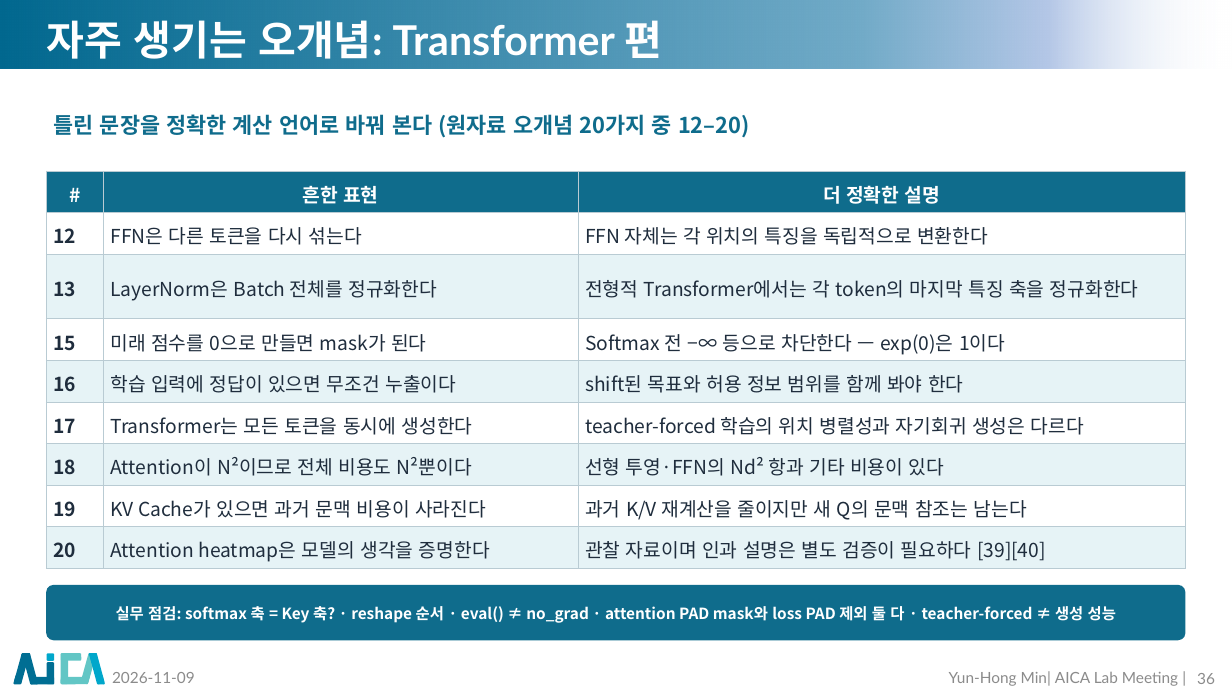
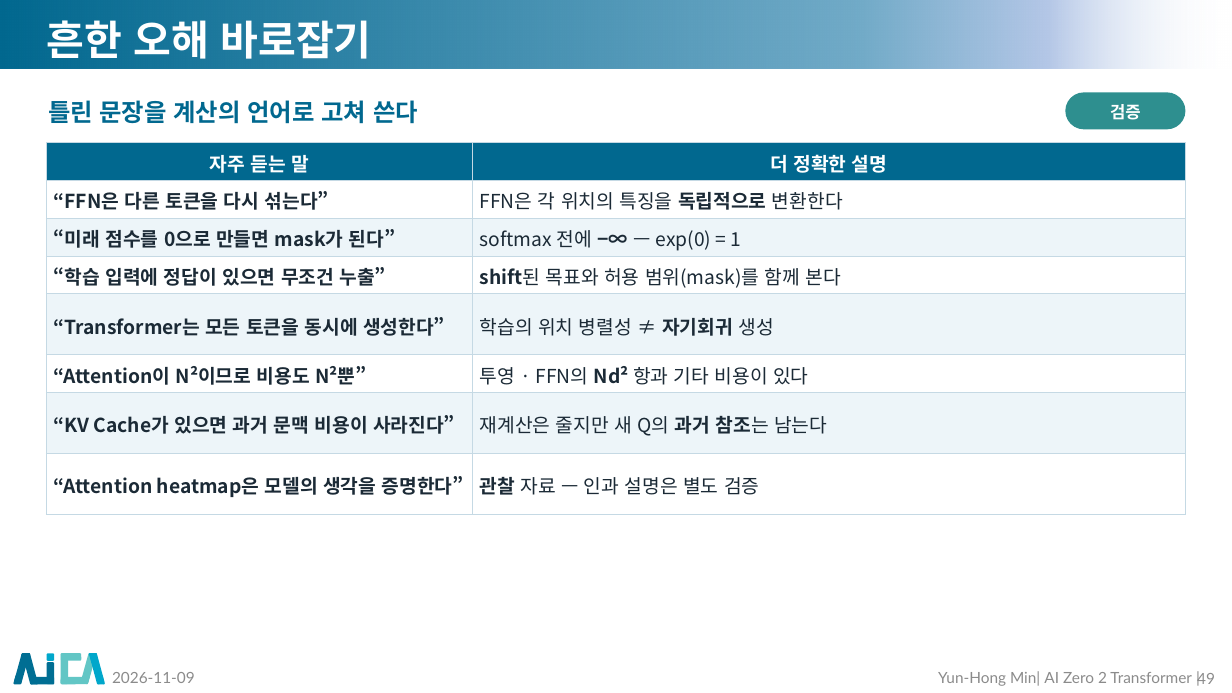
Before and after one commit to myunhh/AI-Zero-2-Transformers, a slide deck: slide 49 of lectures/week06_transformer_complete.pptx (slide 36 before the commit). Drawn at 1232x693 pixels with LibreOffice and Linux fonts; fonts in the diff are those of the drawing; background and template pictures are left out. Boxes give left, top, right and bottom in pixels: in the first picture for what was removed or moved away, otherwise in the second. Text is boxed around its words. In the diff, an @@ line names an element or a change of style, - is before the commit and + after.

```diff
--- a/lectures/week06_transformer_complete.pptx
+++ b/lectures/week06_transformer_complete.pptx
@@ title at (46, 20, 372, 59): text changed @@
-자주 생기는 오개념: Transformer 편
+흔한 오해 바로잡기
@@ text at (48, 100, 418, 124): text changed; size 17 to 19 pt; text colour #0F6C8C to #01688F @@
-틀린 문장을 정확한 계산 언어로 바꿔 본다 (원자료 오개념 20가지 중 12–20)
+틀린 문장을 계산의 언어로 고쳐 쓴다
@@ rounded rectangle added at (1066, 92, 1186, 129), fill #2E8F8F, 13 pt, text #FFFFFF, bold @@
+검증
@@ table at (46, 142, 1186, 515) @@
-# | 흔한 표현 | 더 정확한 설명
-12 | FFN은 다른 토큰을 다시 섞는다 | FFN 자체는 각 위치의 특징을 독립적으로 변환한다
-13 | LayerNorm은 Batch 전체를 정규화한다 | 전형적 Transformer에서는 각 token의 마지막 특징 축을 정규화한다
-15 | 미래 점수를 0으로 만들면 mask가 된다 | Softmax 전 −∞ 등으로 차단한다 — exp(0)은 1이다
-16 | 학습 입력에 정답이 있으면 무조건 누출이다 | shift된 목표와 허용 정보 범위를 함께 봐야 한다
-17 | Transformer는 모든 토큰을 동시에 생성한다 | teacher-forced 학습의 위치 병렬성과 자기회귀 생성은 다르다
-18 | Attention이 N²이므로 전체 비용도 N²뿐이다 | 선형 투영·FFN의 Nd² 항과 기타 비용이 있다
-19 | KV Cache가 있으면 과거 문맥 비용이 사라진다 | 과거 K/V 재계산을 줄이지만 새 Q의 문맥 참조는 남는다
-20 | Attention heatmap은 모델의 생각을 증명한다 | 관찰 자료이며 인과 설명은 별도 검증이 필요하다 [39][40]
+자주 듣는 말 | 더 정확한 설명
+“FFN은 다른 토큰을 다시 섞는다” | FFN은 각 위치의 특징을 독립적으로 변환한다
+“미래 점수를 0으로 만들면 mask가 된다” | softmax 전에 −∞ — exp(0) = 1
+“학습 입력에 정답이 있으면 무조건 누출” | shift된 목표와 허용 범위(mask)를 함께 본다
+“Transformer는 모든 토큰을 동시에 생성한다” | 학습의 위치 병렬성 ≠ 자기회귀 생성
+“Attention이 N²이므로 비용도 N²뿐” | 투영 · FFN의 Nd² 항과 기타 비용이 있다
+“KV Cache가 있으면 과거 문맥 비용이 사라진다” | 재계산은 줄지만 새 Q의 과거 참조는 남는다
+“Attention heatmap은 모델의 생각을 증명한다” | 관찰 자료 — 인과 설명은 별도 검증
@@ table: place and size @@
-table at (46, 171, 1187, 568)
+table at (46, 142, 1186, 515)
@@ rounded rectangle removed at (46, 585, 1186, 640) @@
-실무 점검: softmax 축 = Key 축? · reshape 순서 · eval() ≠ no_grad · attention PAD mask와 loss PAD 제외 둘 다 · teacher-forced ≠ 생성 성능
@@ text at (938, 671, 1192, 686): text changed @@
-Yun-Hong Min| AICA Lab Meeting |
+Yun-Hong Min| AI Zero 2 Transformer |
@@ page number at (1197, 671, 1215, 686): text changed @@
-36
+49
```
Also in this commit, not shown: 17 other slides changed, 34 slides added, 25 slides removed, 21 other files.
